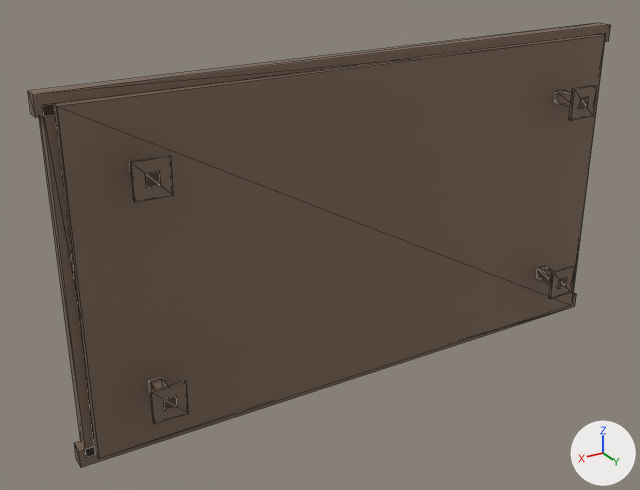
The glTF model godot/proposte/mascotte/jilly/insegna_b.glb as it was, and as the next commit left it.
Both versions are drawn from a 50 mm camera at (1.57, 2.15, 1.12) aimed at (0.17, -0.18, -0.04). The lights are fixed; the arrows at lower right show +X, +Y and +Z. The older version comes first. Mesh edges are drawn as thin lines. Where no turn or scale is listed for an object, it has been applied to the vertices. Vertices at exactly the same position are counted once.

In view in the first picture: 'cornice_dx', 'cornice_giu', 'cornice_su', 'cornice_sx', 'pannello', 'piastra_0', 'piastra_1', 'piastra_2', 'piastra_3', 'staffa_0', 'staffa_2' and 2 more.
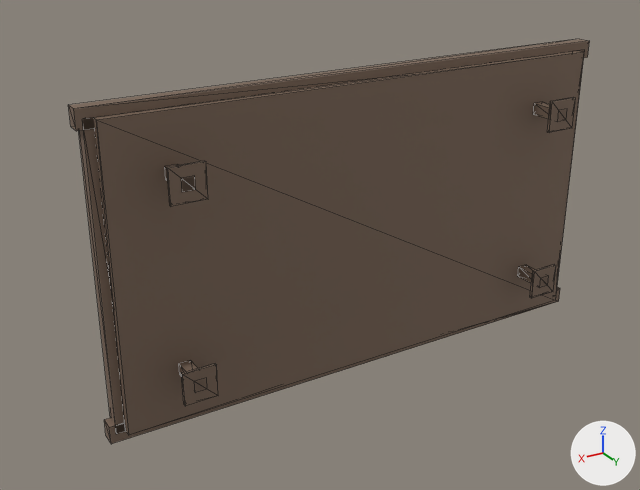
What changed in the scene script:
```text
Change me_pannello:
    used by ob_pannello; location = (0.0, -0.12, 0.0)
    remove me_pannello.from_pydata(...)  # 8 vertices, 12 faces; spans x -1.0..1.0, y -0.03..0.0, z -0.55..0.55
    add me_pannello.from_pydata(...)  # 8 vertices, 12 faces; spans x -0.9..0.9, y -0.03..0.0, z -0.5..0.5
    me_pannello part 1: the whole mesh is scaled about its middle by (0.9, 1, 0.909)
Change ob_cornice_dx:
    ob_cornice_dx.location: (1.0, -0.17, 0.0) -> (0.9, -0.17, 0.0)
    ob_cornice_dx.scale: (0.06, 0.05, 1.1) -> (0.06, 0.05, 1.0)
Change ob_cornice_giu:
    ob_cornice_giu.location: (0.0, -0.17, -0.55) -> (0.0, -0.17, -0.5)
    ob_cornice_giu.scale: (2.1, 0.05, 0.06) -> (1.9, 0.05, 0.06)
Change ob_cornice_su:
    ob_cornice_su.location: (0.0, -0.17, 0.55) -> (0.0, -0.17, 0.5)
    ob_cornice_su.scale: (2.1, 0.05, 0.06) -> (1.9, 0.05, 0.06)
Change ob_cornice_sx:
    ob_cornice_sx.location: (-1.0, -0.17, 0.0) -> (-0.9, -0.17, 0.0)
    ob_cornice_sx.scale: (0.06, 0.05, 1.1) -> (0.06, 0.05, 1.0)
Change ob_piastra_0:
    ob_piastra_0.location: (-0.8, -0.005, 0.35) -> (-0.7, -0.005, 0.32)
Change ob_piastra_2:
    ob_piastra_2.location: (-0.8, -0.005, -0.35) -> (-0.7, -0.005, -0.32)
Change ob_staffa_0:
    ob_staffa_0.location: (-0.8, -0.06, 0.35) -> (-0.7, -0.06, 0.32)
Change ob_staffa_2:
    ob_staffa_2.location: (-0.8, -0.06, -0.35) -> (-0.7, -0.06, -0.32)
```

Boxes (x1, y1, x2, y2) around the edits, measured in the pictures (640 x 490 px):
'pannello', rescaled (11% narrower, 10% shorter)
    before: (54, 34, 605, 459)
    after: (94, 51, 584, 435)
'cornice_su', moved, rescaled (10% narrower)
    before: (28, 23, 611, 118)
    after: (68, 39, 590, 131)
'cornice_dx', moved, rescaled (19% narrower, 10% shorter)
    before: (39, 104, 96, 456)
    after: (79, 118, 125, 434)
'cornice_giu', moved, rescaled (9% narrower, 10% shorter)
    before: (74, 292, 577, 467)
    after: (104, 287, 560, 444)
'piastra_0', moved
    before: (569, 85, 597, 121)
    after: (547, 97, 576, 133)
'piastra_2', moved
    before: (549, 266, 575, 299)
    after: (530, 264, 556, 298)
'staffa_0', moved
    before: (555, 90, 588, 109)
    after: (533, 102, 567, 122)
'staffa_2', moved
    before: (536, 266, 567, 289)
    after: (518, 265, 548, 288)
'cornice_sx', moved, rescaled (12% narrower, 7% shorter)
    before: (573, 34, 606, 292)
    after: (556, 50, 585, 291)
